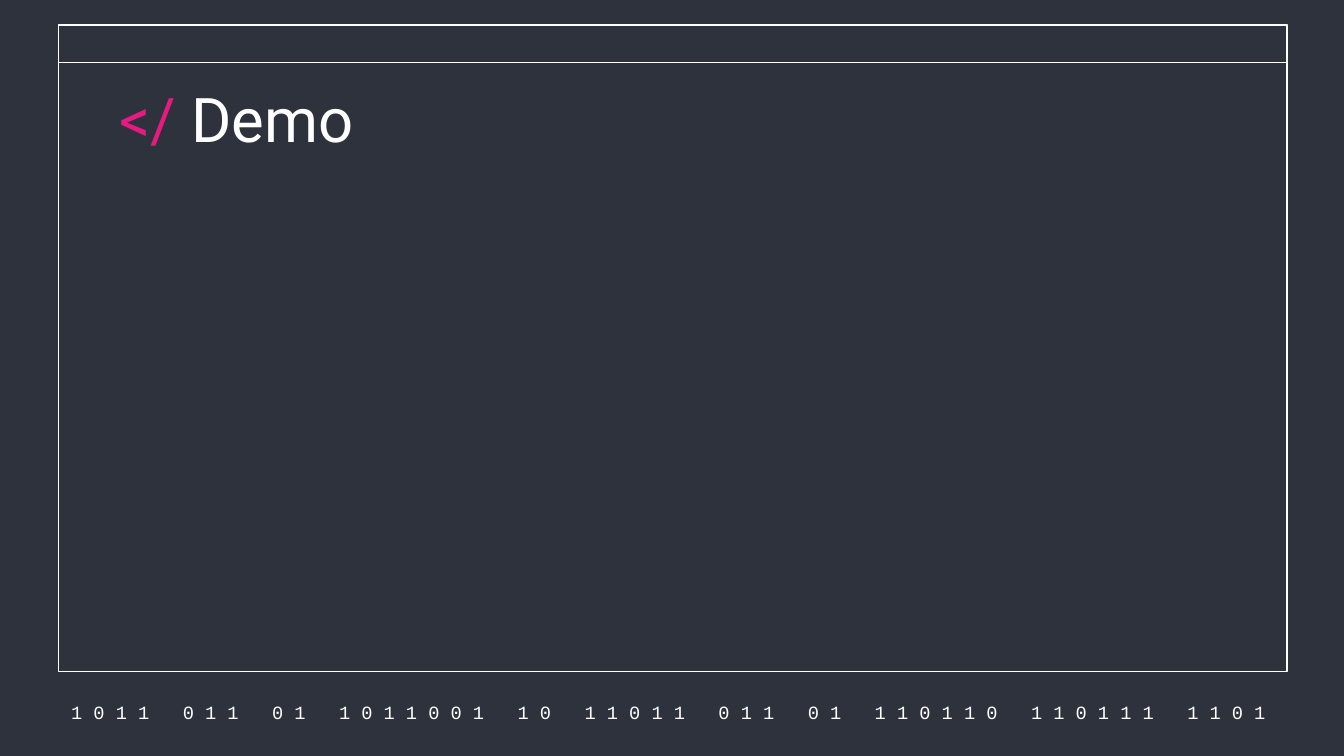
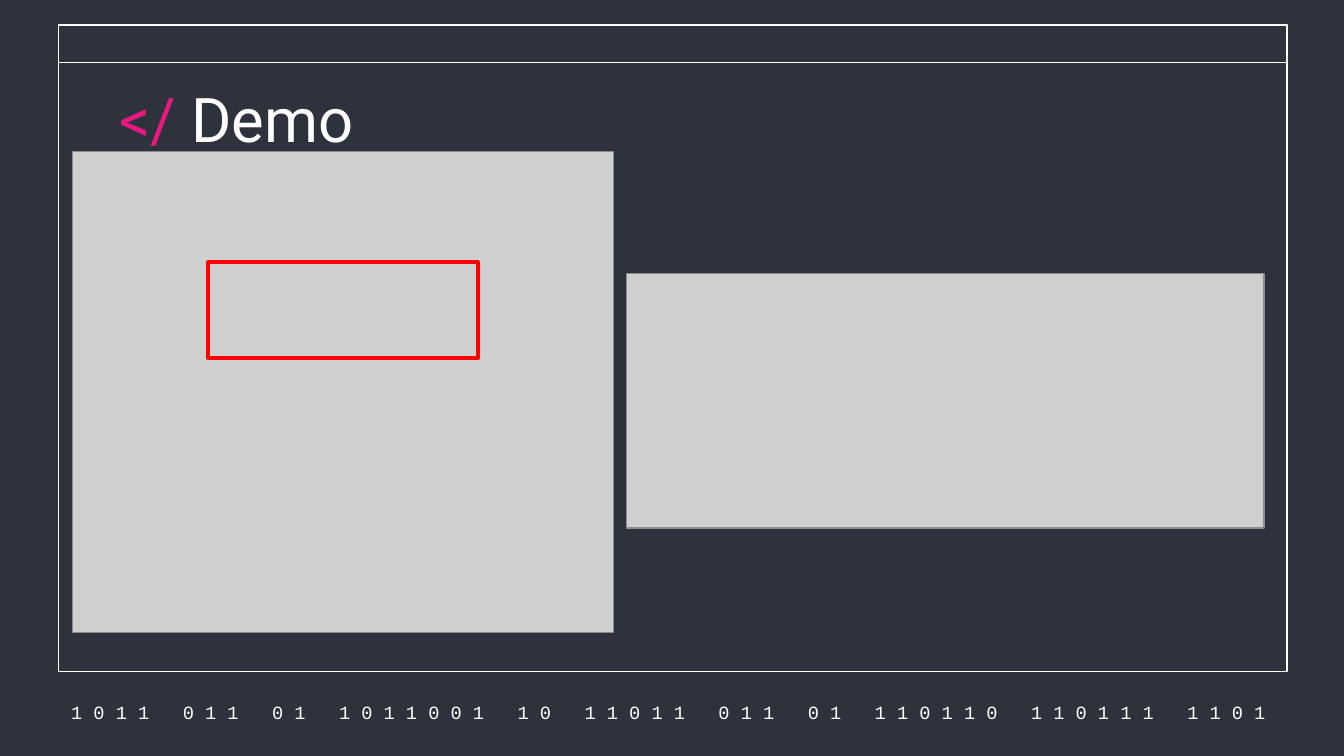
Before and after one commit to juancasthgo/Capstone-MusicPro, a slide deck: slide 11 of Fase 2/Evidencias Proyecto/Presentacion Proyecto/Presentacion Sistema.pptx (slide 10 before the commit). Drawn at 1344x756 pixels with LibreOffice and Linux fonts; fonts in the diff are those of the drawing; grey boxes stand for pictures. Boxes give left, top, right and bottom in pixels: in the first picture for what was removed or moved away, otherwise in the second. Text is boxed around its words. In the diff, an @@ line names an element or a change of style, - is before the commit and + after.

```diff
--- a/Fase 2/Evidencias Proyecto/Presentacion Proyecto/Presentacion Sistema.pptx
+++ b/Fase 2/Evidencias Proyecto/Presentacion Proyecto/Presentacion Sistema.pptx
@@ picture added at [73, 152, 614, 633] @@
@@ rectangle added at [208, 262, 478, 358], outline #FF0000 2 pt @@
@@ picture added at [626, 273, 1263, 527] @@
```
Also in this commit, not shown: 4 other slides changed, 1 slide added.
